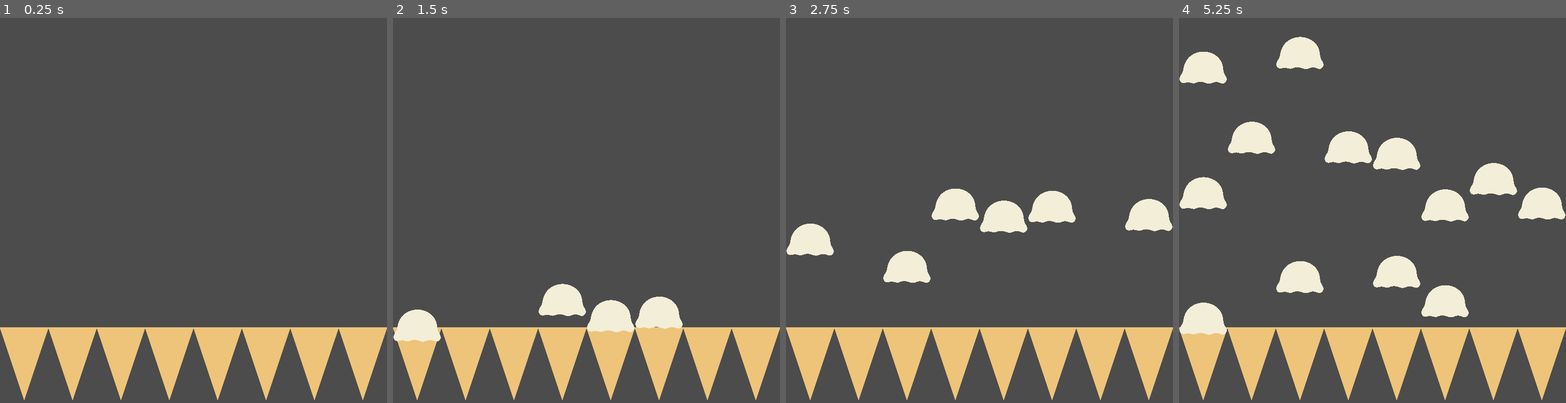
Above: before the commit, frames 1-4 (left to right).
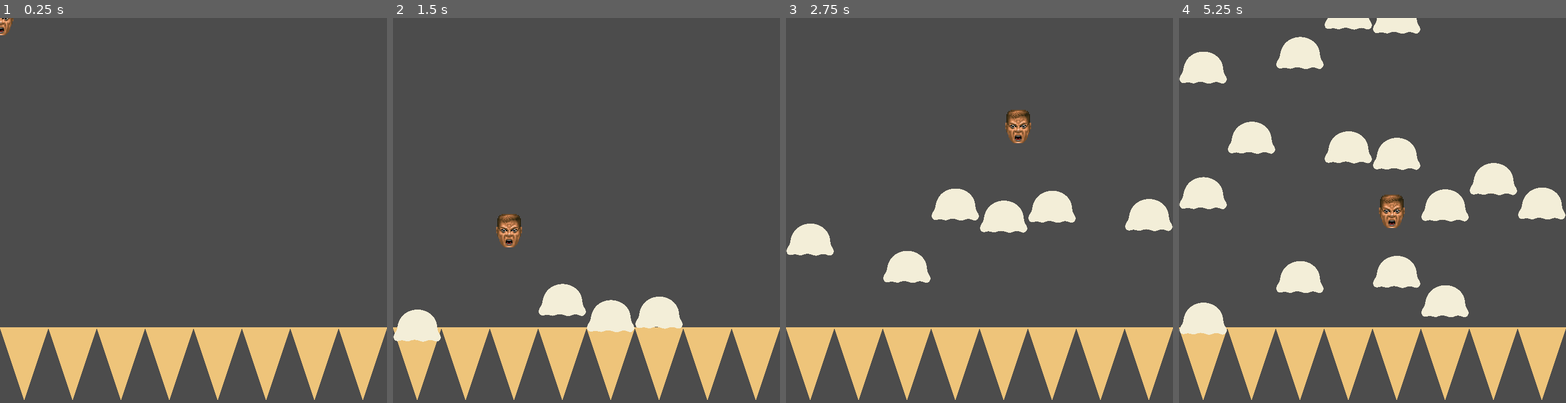
Above: after the commit, the same moments.

Repository: craigostrin/IceCream
Game: Godot game, scene res://Scenes/Game.tscn
Two runs of this game, one before a commit and one after it. Both use one fixed random seed, a clock stepped at 60 frames per second and the inputs below.
Inputs (mouse positions are in pixels of both pictures, inside the frame that each line leads up to):
- Up to frame 1 (0.25 s): no input
- Up to frame 2 (1.5 s): tap Enter at 0.5 s; move the mouse to (671, 191) at 0.52 s; move the mouse to (509, 229) at 1.27 s
- Up to frame 3 (2.75 s): move the mouse to (1018, 125) at 2.02 s
- Up to frame 4 (5.25 s): move the mouse to (1353, 287) at 2.77 s; move the mouse to (1488, 268) at 3.52 s; move the mouse to (1256, 152) at 4.27 s; move the mouse to (1391, 210) at 5.02 s

The runs differ from the first frame. In frame 1, 0.1% of the frame differs, in the area x 0-4%, y 0-5%; in frame 2, 0.5%; in frame 3, 0.5%; in frame 4, 1.2%, in the area x 37-63%, y 0-55%.
Error before the commit: Invalid set index 'position' (on base: 'previously freed instance') with value of type 'Vector2'. (res://Scenes/Game.gd:34)

Commit message:
Fix stupid bug so Player doesn't delete itself at game start
The player was spawning at 0,0. With new capule collision shape, it was overlapping the cleanup zone.

Diff:
--- a/Scenes/Bullet.tscn
+++ b/Scenes/Bullet.tscn
@@ -7,6 +7,8 @@
 radius = 30.0375
 
 [node name="Bullet" type="Area2D"]
+collision_layer = 2
+collision_mask = 5
 script = ExtResource( 2 )
 
 [node name="Sprite" type="Sprite" parent="."]
--- a/Scenes/Game.gd
+++ b/Scenes/Game.gd
@@ -11,6 +11,10 @@
 var cannon_spawn_pos = 45
 var cannon_spawn_offset = 90
 
+var bullets_dodged = 0
+var max_bullets = 25
+
+
 func _ready():
 	for i in range(num_of_cannons):
 		var new_cannon = Cannon.instance()
@@ -22,16 +26,22 @@
 	emit_signal('start_cannons')
 
 	player = Player.instance()
-	print('player is')
-	print(player)
+	player.position = Vector2(360,360)
 	self.add_child(player)
+
 
 func _input(event):
 	if Input.is_action_just_pressed('quit'):
 		get_tree().quit()
 
+
 func _process(delta):
 	player.position = get_global_mouse_position()
 
+
 func _on_CleanupZone_area_entered(area):
 	area.queue_free()
+	bullets_dodged += 1
+	if bullets_dodged == max_bullets:
+		emit_signal("stop_cannons")
+		print("you win")
--- a/Scenes/Game.tscn
+++ b/Scenes/Game.tscn
@@ -11,8 +11,10 @@
 position = Vector2( 0, 575 )
 
 [node name="CleanupZone" type="Area2D" parent="."]
-position = Vector2( 360, -30 )
+position = Vector2( 360, -60 )
 scale = Vector2( 40, 1 )
+collision_layer = 4
+collision_mask = 2
 
 [node name="CollisionShape2D" type="CollisionShape2D" parent="CleanupZone"]
 shape = SubResource( 1 )
--- a/Scenes/Player.tscn
+++ b/Scenes/Player.tscn
@@ -8,6 +8,7 @@
 height = 22.0
 
 [node name="Player" type="Area2D"]
+collision_mask = 2
 script = ExtResource( 2 )
 
 [node name="Sprite" type="Sprite" parent="."]
--- a/project.godot
+++ b/project.godot
@@ -27,6 +27,12 @@
  ]
 }
 
+[layer_names]
+
+2d_physics/layer_1="player"
+2d_physics/layer_2="bullets"
+2d_physics/layer_3="cleanup"
+
 [rendering]
 
 environment/default_environment="res://default_env.tres"
